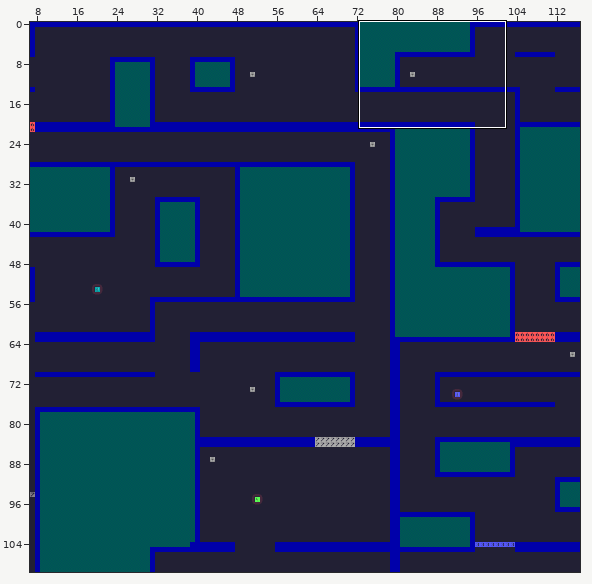
An edit to a level. Tiled map, assets/enigma.tmx. Above, an overview of the earlier version with the close-up marked.
Close-up. Before the commit:
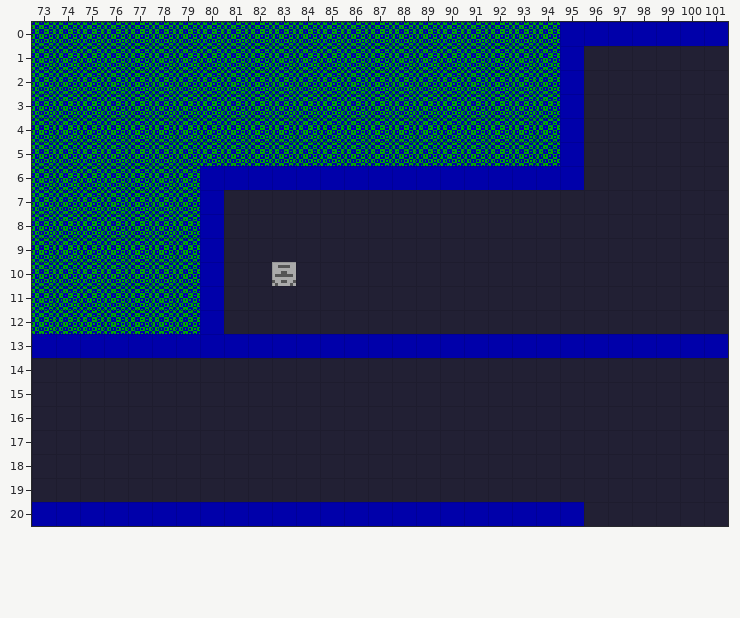
Cells are 16x16 px. Shown: x 73..101, y 0..20. The commit also changed other parts of the map, which this record leaves out.
Once edited:
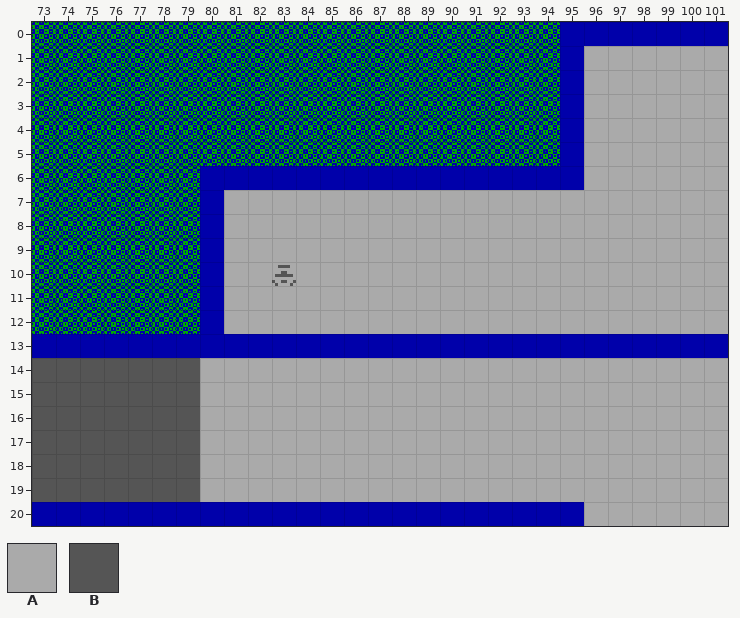
Key: from "tileset": A 3, B 4.
_ is an empty cell.
Tiles of an added or newly shown layer are drawn over the layers below it.
Edits made:
Layer "background" (now shown):
Tile A is added in rows 1 to 6 at x 96 to 101; in rows 7 to 9 at x 81 to 101; in row 10 at x 81 to 82 and 84 to 101; in rows 11 to 12 at x 81 to 101; in rows 14 to 19 at x 80 to 101; in row 20 at x 96 to 101.
Tile B is added in rows 14 to 19 at x 73 to 79.
Boxes around the changes in both close-ups, in picture pixels (x1, y1, x2, y2):
added: (224, 46, 728, 334)
added: (32, 358, 728, 526)
